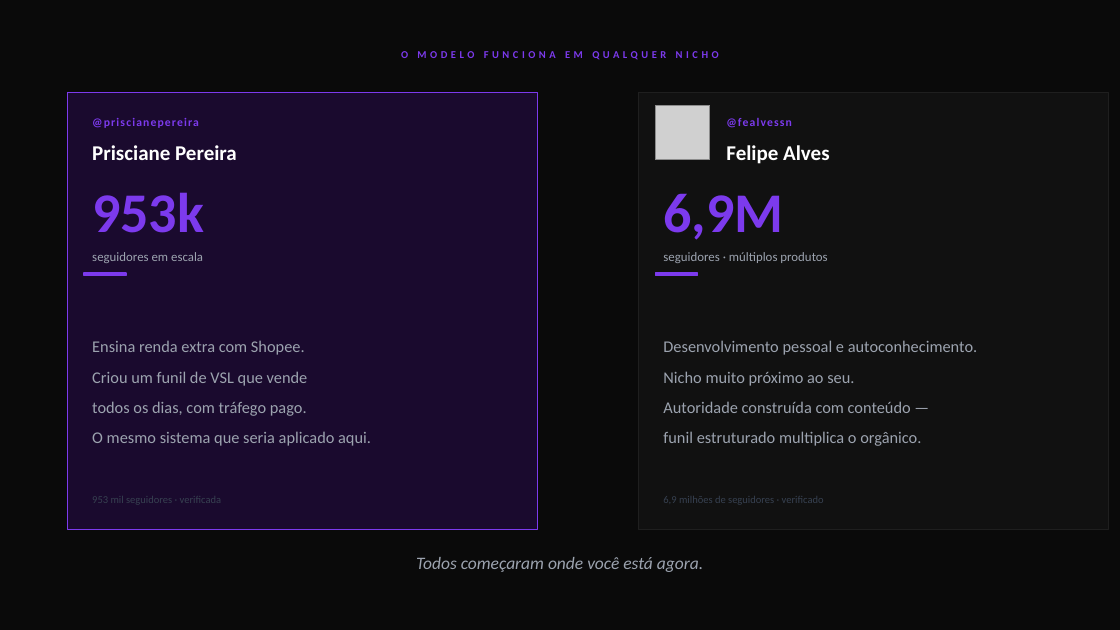
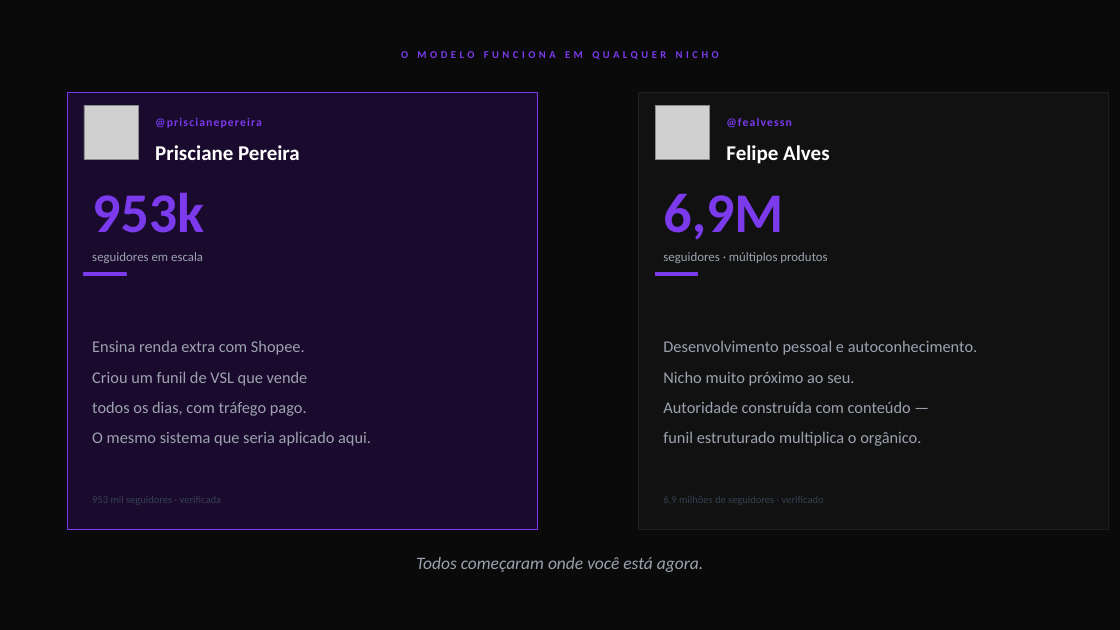
Before and after one commit to okauarodriguez-dotcom/grupoaura, a slide deck: slide 8 of operacoes/apresentacoes/monica/Pitch-Monica.pptx. Drawn at 1120x630 pixels with LibreOffice and Linux fonts; fonts in the diff are those of the drawing; grey boxes stand for pictures. Boxes give left, top, right and bottom in pixels: in the first picture for what was removed or moved away, otherwise in the second. Text is boxed around its words. In the diff, an @@ line names an element or a change of style, - is before the commit and + after.

```diff
--- a/operacoes/apresentacoes/monica/Pitch-Monica.pptx
+++ b/operacoes/apresentacoes/monica/Pitch-Monica.pptx
@@ picture added at bbox=[84, 105, 139, 160] @@
@@ text "@priscianepereira": place and size @@
-text "@priscianepereira" at bbox=[92, 118, 199, 128]
+text "@priscianepereira" at bbox=[155, 118, 262, 128]
@@ text "Prisciane Pereira": place and size @@
-text "Prisciane Pereira" at bbox=[92, 145, 237, 160]
+text "Prisciane Pereira" at bbox=[155, 145, 300, 160]
```
Also in this commit, not shown: 1 other file.
